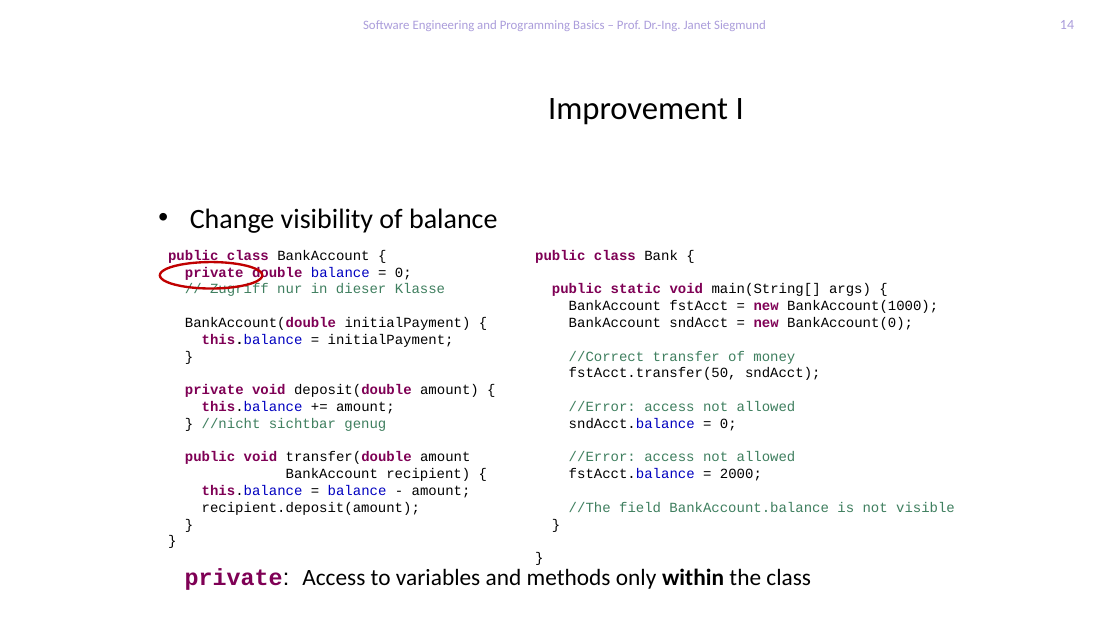
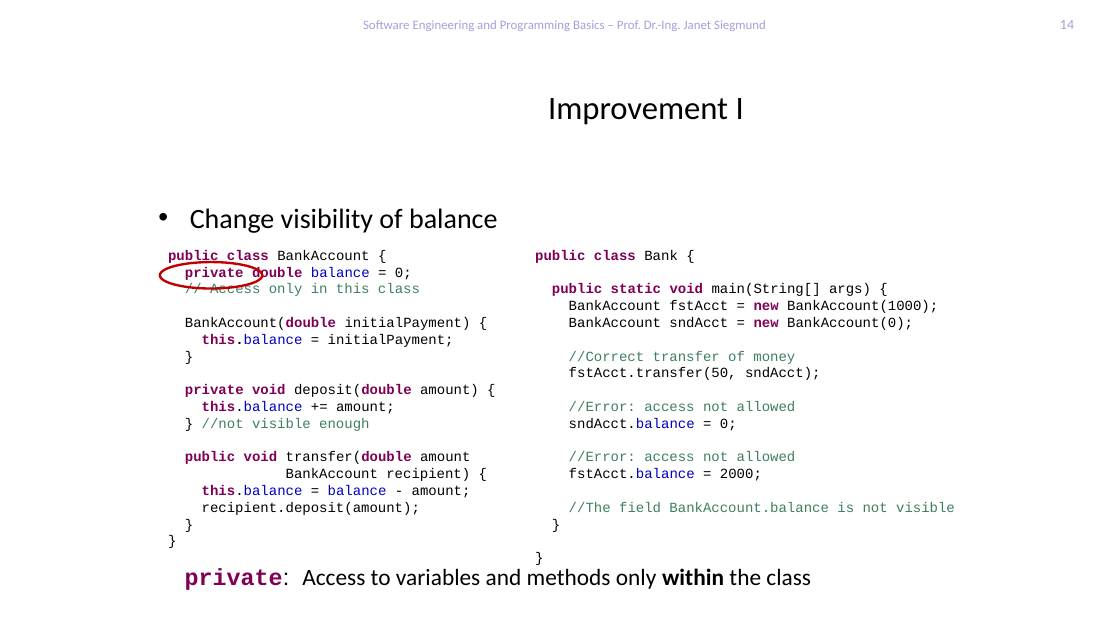
Before and after one commit to feigensp/lehre, a slide deck: slide 14 of se_prog/slides/07_EnumerationPackagesRecursion.pptx. Drawn at 1120x630 pixels with LibreOffice and Linux fonts; fonts in the diff are those of the drawing; background and template pictures are left out. Boxes give left, top, right and bottom in pixels: in the first picture for what was removed or moved away, otherwise in the second. Text is boxed around its words. In the diff, an @@ line names an element or a change of style, - is before the commit and + after.

```diff
--- a/se_prog/slides/07_EnumerationPackagesRecursion.pptx
+++ b/se_prog/slides/07_EnumerationPackagesRecursion.pptx
@@ text at <box>210,283,420,296</box>: text changed @@
-// Zugriff nur in dieser Klasse
+// Access only in this class
@@ text at <box>185,384,479,431</box>: text changed @@
-private void deposit(double amount) {
-this.balance += amount;
-} //nicht sichtbar genug
+private void deposit(double amount) {
+this.balance += amount;
+} //not visible enough
```
Also in this commit, not shown: 3 other slides changed, 3 slides removed, 7 other files.
